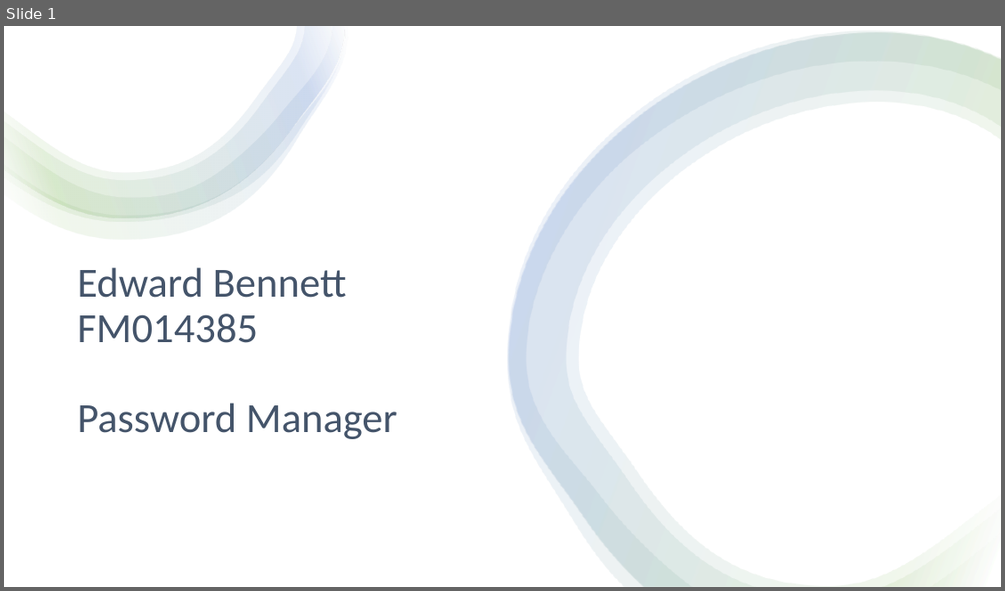
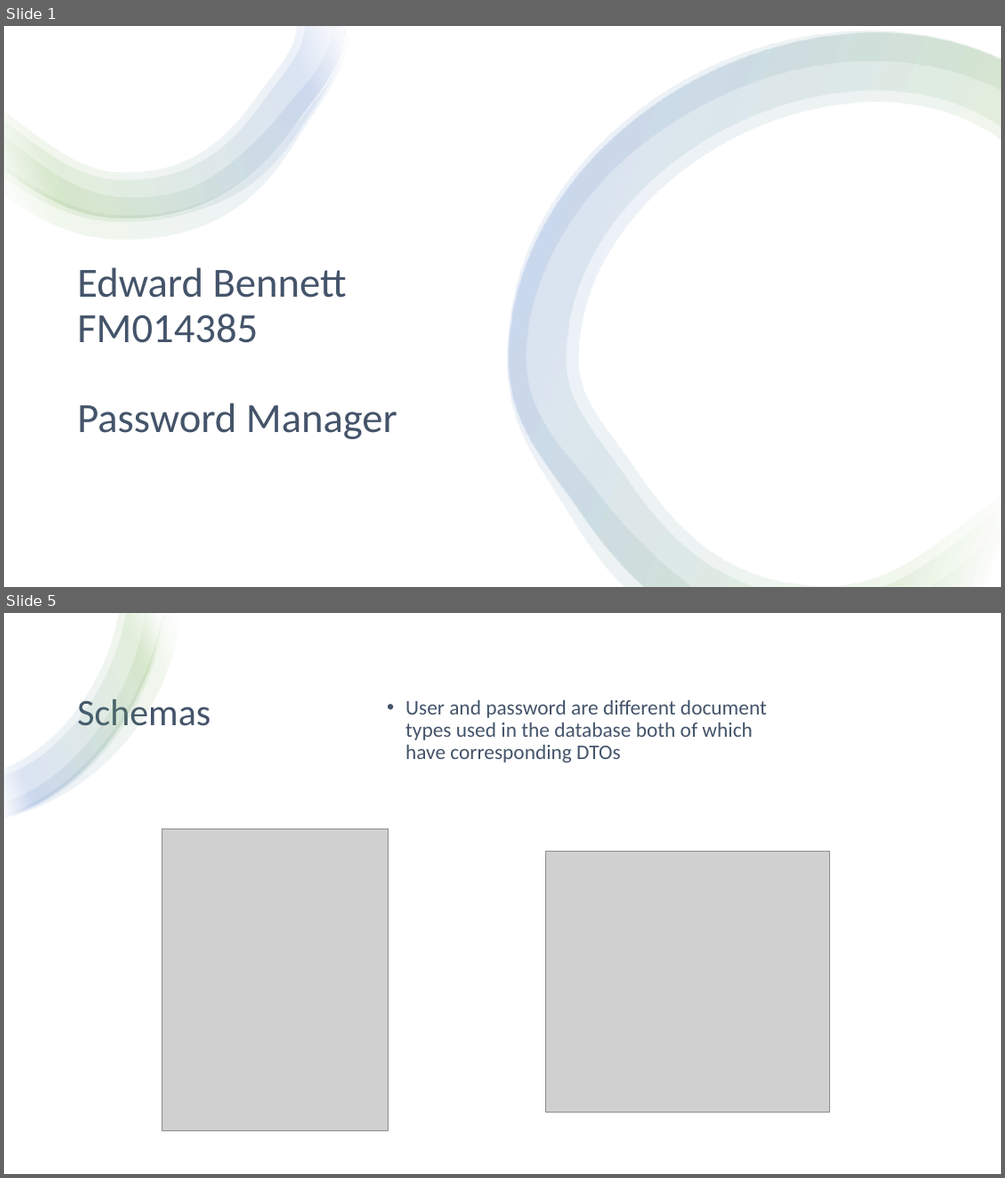
Before and after one commit to EWBennett/password-manager, a slide deck: Project Write-up/Presentation.pptx. Shown one above the other, each under a label of ours: slide 1 before the commit, slides 1 and 5 after it; the slides between them are not shown. The pictures are 1005x591 and 1005x1178 pixels, drawn with LibreOffice and Linux fonts; fonts in the diff are those of the drawing; grey boxes stand for pictures. Boxes give left, top, right and bottom in pixels: in the first picture for what was removed or moved away, otherwise in the second. Text is boxed around its words. In the diff, an @@ line names an element or a change of style, - is before the commit and + after.

Commit message:
Fixed editing passwords

```diff
--- a/Project Write-up/Presentation.pptx
+++ b/Project Write-up/Presentation.pptx
@@ slide 5 added at box(4, 613, 1001, 1174), background #FFFFFF @@
@@ rectangle added at box(4, 613, 1000, 1174), fill #FFFFFF @@
@@ group added at box(4, 613, 181, 819): 4 freeform shapes @@
@@ title added at box(77, 699, 210, 726), 36 pt, text #44546A @@
+Schemas
@@ text added at box(405, 700, 767, 763), 20 pt, text #44546A @@
+• User and password are different document types used in the database both of which have corresponding DTOs
@@ picture added at box(162, 828, 388, 1130) @@
@@ picture added at box(545, 851, 830, 1111) @@
```
Also in this commit, not shown: 3 slides changed, 5 other slides added, 1 slide removed, 3 other files.
